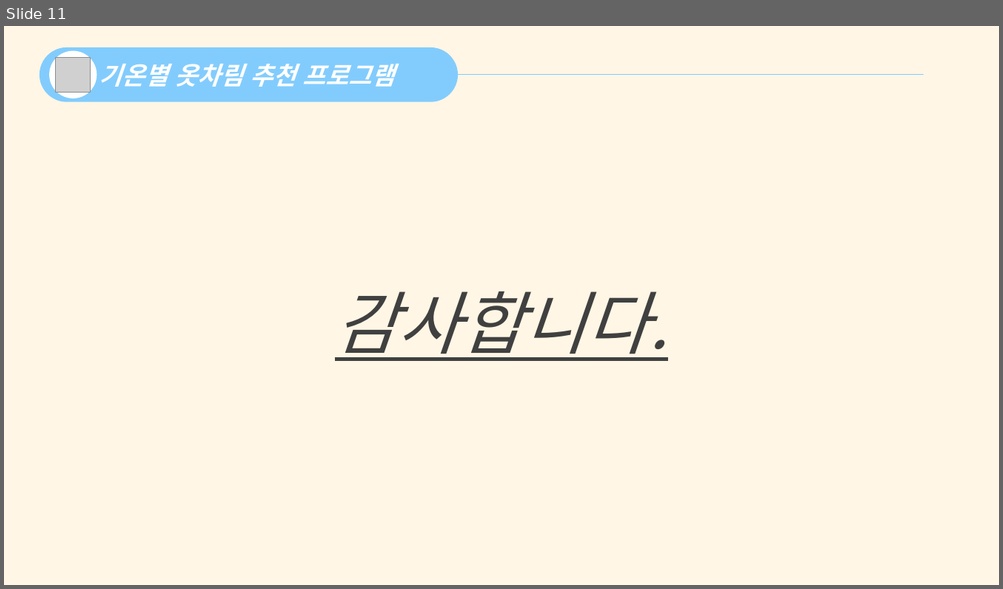
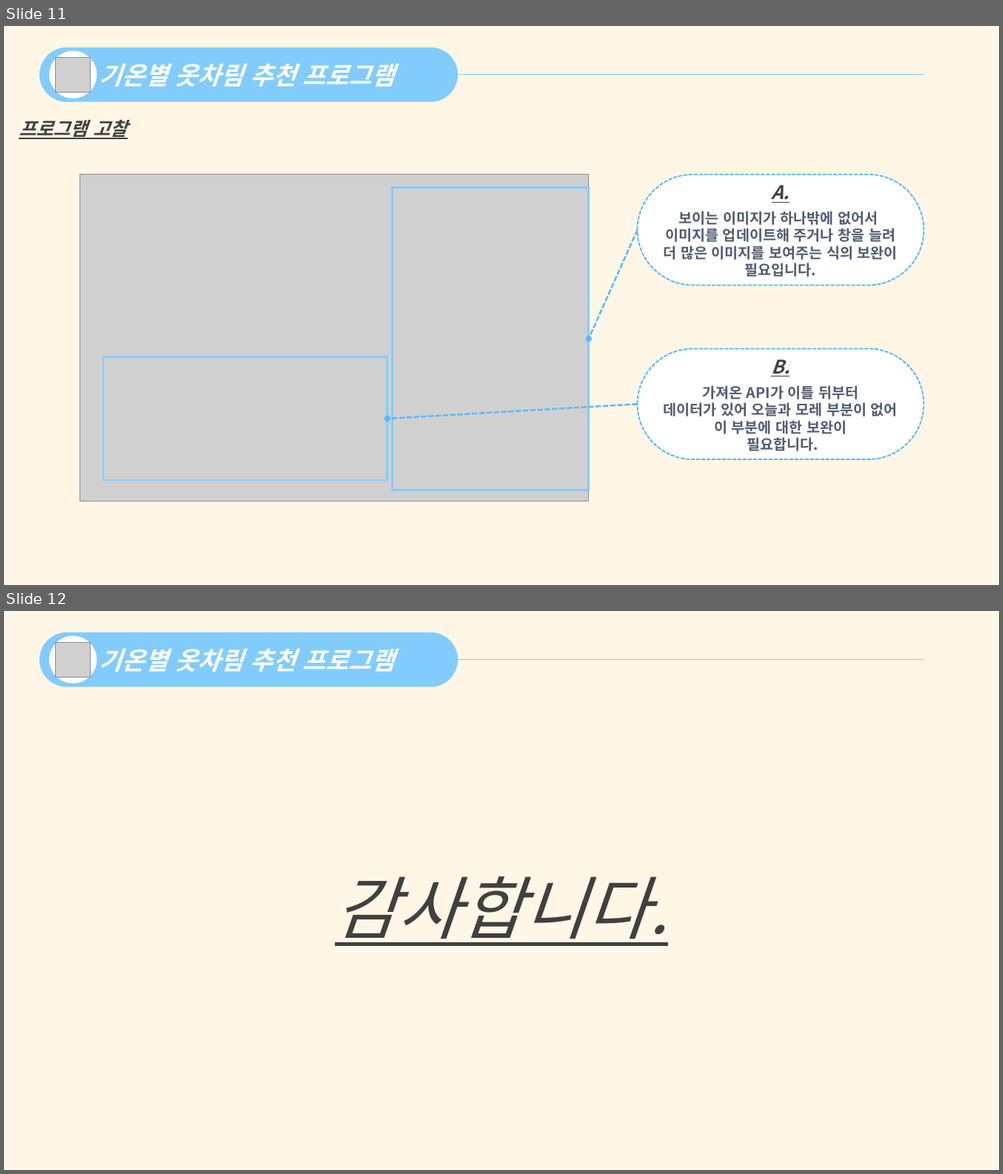
Before and after one commit to galaxy-light/201126-210604, a slide deck: 포트폴리오/C#/날씨 확인 프로그램/기온별 옷차림 추천 프로그램 - 양화영.pptx. Shown one above the other, each under a label of ours: slide 11 before the commit, slides 11 and 12 after it. The pictures are 1003x589 and 1003x1174 pixels, drawn with LibreOffice and Linux fonts; fonts in the diff are those of the drawing; grey boxes stand for pictures. Boxes give left, top, right and bottom in pixels: in the first picture for what was removed or moved away, otherwise in the second. Text is boxed around its words. In the diff, an @@ line names an element or a change of style, - is before the commit and + after.

```diff
--- a/포트폴리오/C#/날씨 확인 프로그램/기온별 옷차림 추천 프로그램 - 양화영.pptx
+++ b/포트폴리오/C#/날씨 확인 프로그램/기온별 옷차림 추천 프로그램 - 양화영.pptx
@@ slide 11 added at box(4, 26, 999, 585), background #FFF6E5 @@
@@ rounded rectangle added at box(40, 47, 458, 102), fill #82CCFD, 24 pt, text #FFFFFF, bold, italic @@
+  기온별 옷차림 추천 프로그램
@@ ellipse added at box(50, 50, 97, 99), fill #FFFFFF @@
@@ picture added at box(56, 57, 91, 93) @@
@@ line added from (366, 75) to (924, 75), #82CCFD 0.5 pt @@
@@ text added at box(19, 120, 127, 139), 18 pt, text #404040, bold, italic, underline @@
+프로그램 고찰
@@ picture added at box(80, 175, 589, 502) @@
@@ rounded rectangle added at box(637, 175, 924, 285), fill #FFFFFF, outline #4EB6FC 1.25 pt dashed, 14 pt, text #4E5D70, bold @@
+A.
+보이는 이미지가 하나밖에 없어서
+이미지를 업데이트해 주거나 창을 늘려 더 많은 이미지를 보여주는 식의 보완이 필요입니다.
@@ rectangle added at box(392, 188, 588, 491), outline #82CCFD 2 pt @@
@@ arrow added from (637, 230) to (589, 339), #59BBFD 1.75 pt dashed @@
@@ rectangle added at box(103, 358, 387, 480), outline #82CCFD 2 pt @@
@@ rounded rectangle added at box(637, 349, 924, 460), fill #FFFFFF, outline #4EB6FC 1.25 pt dashed, 14 pt, text #4E5D70, bold @@
+B.
+가져온 API가 이틀 뒤부터
+데이터가 있어 오늘과 모레 부분이 없어 이 부분에 대한 보완이
+필요합니다.
@@ arrow added from (637, 404) to (387, 419), #59BBFD 1.75 pt dashed @@
@@ what was slide 11 is now slide 12 @@
```
Also in this commit, not shown: 1 slide changed, 15 other files.
